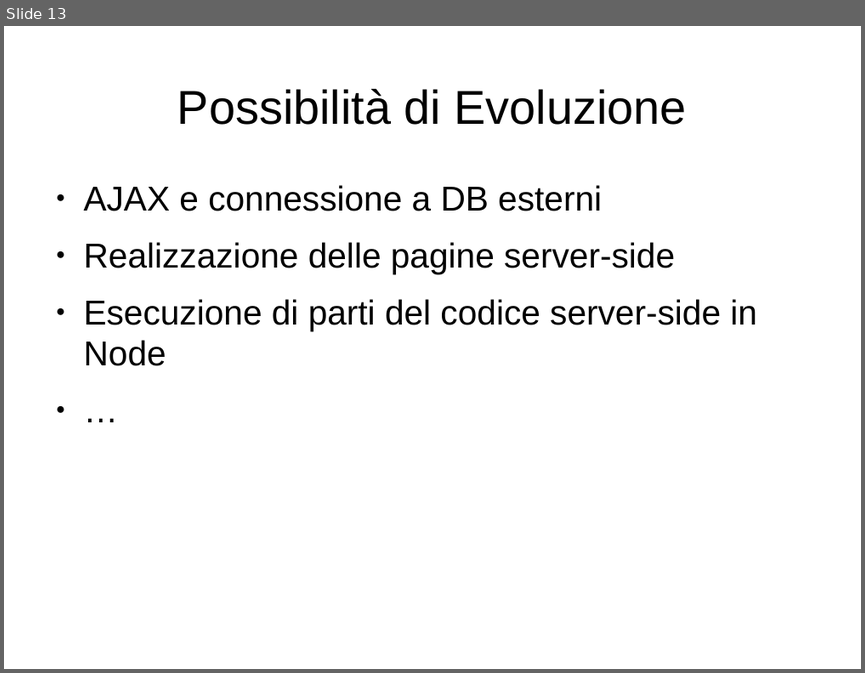
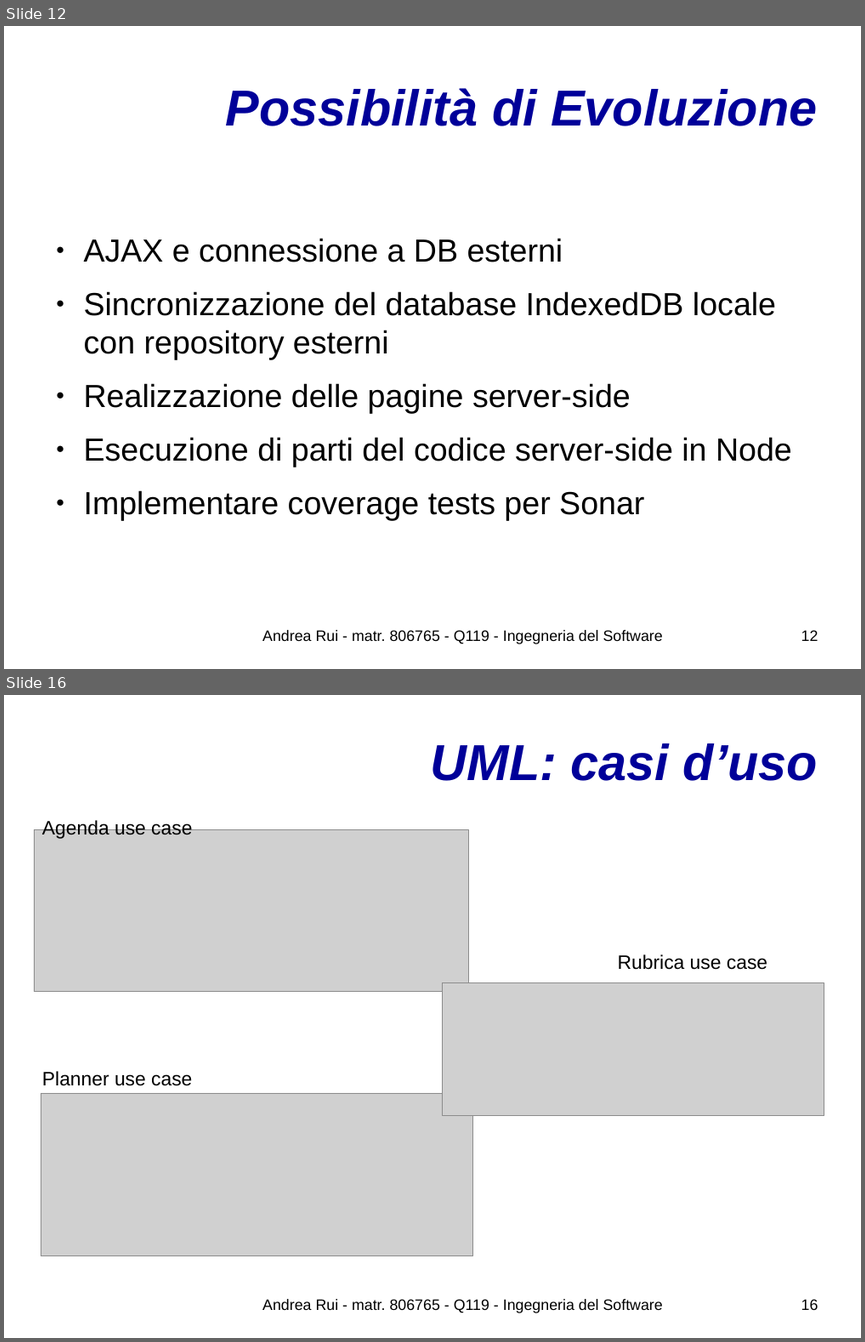
Before and after one commit to UnimibSoftEngCourse1718/progetto-agenda-2-Andy-UNIMIB, a slide deck: doc/Presentazione del Progetto.odp. Shown one above the other, each under a label of ours: slide 13 before the commit, slides 12 and 16 after it; the slides between them are not shown. The pictures are 865x673 and 865x1342 pixels, drawn with LibreOffice and Linux fonts; fonts in the diff are those of the drawing; grey boxes stand for pictures; background and template pictures are left out. Boxes give left, top, right and bottom in pixels: in the first picture for what was removed or moved away, otherwise in the second. Text is boxed around its words. In the diff, an @@ line names an element or a change of style, - is before the commit and + after.

```diff
--- a/doc/Presentazione del Progetto.odp
+++ b/doc/Presentazione del Progetto.odp
@@ slide 16 added at (x1=4, y1=695, x2=861, y2=1338), background #FFFFFF @@
@@ title added at (x1=431, y1=743, x2=817, y2=781), 46.8 pt, text #000099, bold, italic @@
+UML: casi d’uso
@@ text added at (x1=42, y1=818, x2=192, y2=839), 18 pt, text #000000 @@
+Agenda use case
@@ picture added at (x1=35, y1=829, x2=468, y2=992) @@
@@ text added at (x1=618, y1=954, x2=767, y2=970), 18 pt, text #000000 @@
+Rubrica use case
@@ picture added at (x1=443, y1=982, x2=824, y2=1116) @@
@@ text added at (x1=42, y1=1071, x2=192, y2=1086), 18 pt, text #000000 @@
+Planner use case
@@ picture added at (x1=41, y1=1093, x2=473, y2=1256) @@
@@ text added at (x1=262, y1=1299, x2=663, y2=1313), 14 pt, text #000000 @@
+Andrea Rui - matr. 806765 - Q119 - Ingegneria del Software
@@ page number added at (x1=801, y1=1299, x2=818, y2=1310), 14 pt, text #000000 @@
+16
@@ what was slide 13 is now slide 12 @@
@@ slide 12 changed as well @@
@@ title "Possibilità di Evoluzione" at (x1=226, y1=88, x2=817, y2=126): size 44 to 46.8 pt, text colour #000000 to #000099, bold on, italic on; alignment centre to right @@
@@ text at (x1=84, y1=238, x2=792, y2=467): size 32 to 29.6 pt in "AJAX e connessione a DB esterni", "Realizzazione delle pagine server-side", "Esecuzione di parti del codice server-side in ..." @@
@@ text at (x1=84, y1=291, x2=776, y2=360): paragraph added @@
+● Sincronizzazione del database IndexedDB locale con repository esterni
@@ text at (x1=84, y1=490, x2=644, y2=521): text changed; size 32 to 29.6 pt @@
-● …
+● Implementare coverage tests per Sonar
@@ text added at (x1=262, y1=630, x2=663, y2=644), 14 pt, text #000000 @@
+Andrea Rui - matr. 806765 - Q119 - Ingegneria del Software
@@ page number added at (x1=801, y1=630, x2=818, y2=641), 14 pt, text #000000 @@
+12
```
Also in this commit, not shown: 5 other slides changed, 15 other slides added, 8 slides removed, 6 other files.
